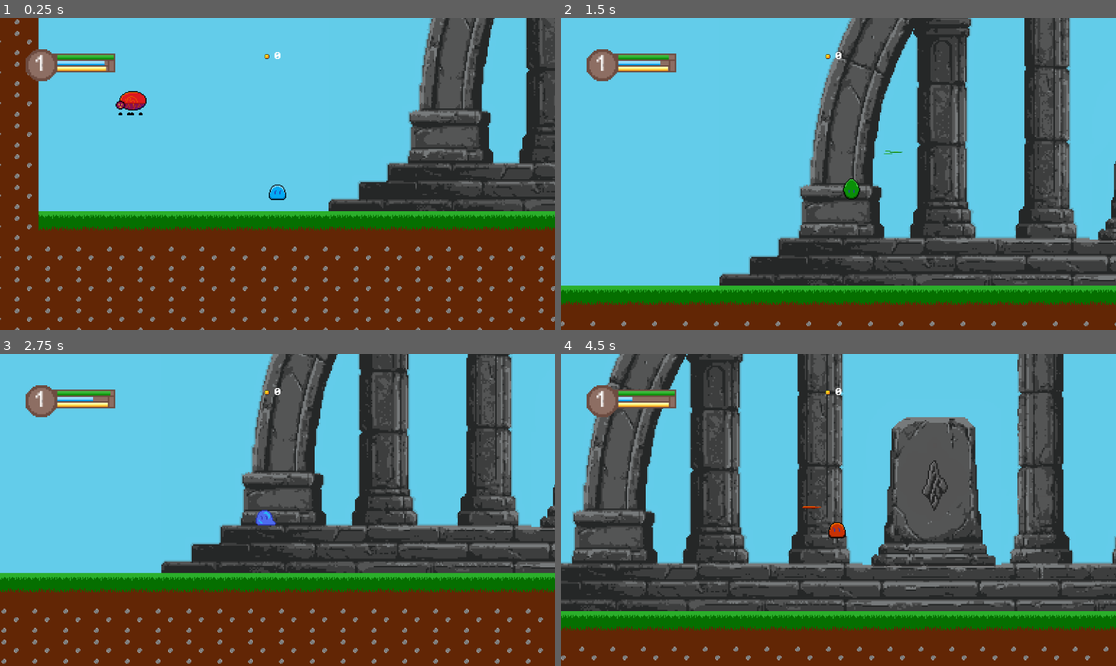
Above: before the commit, frames 1-4 (two rows, left to right).
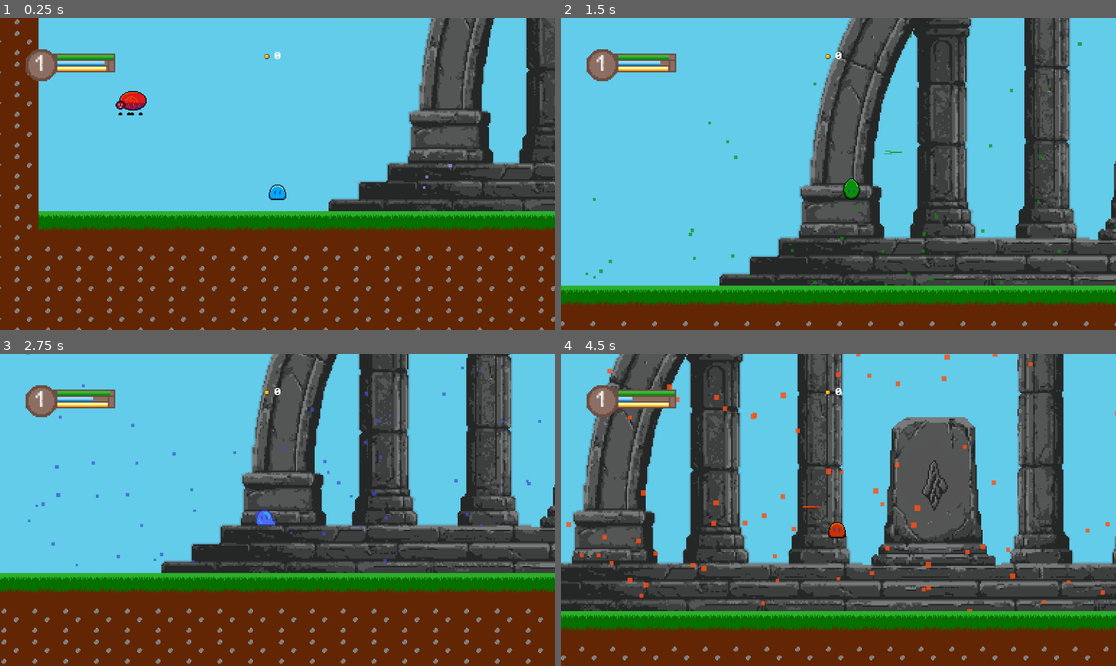
Above: after the commit, the same moments.

Repository: HEX-nova/Elegy-of-Ascension
Game: Godot game, scene res://Scenes/Tutorial.tscn
Two runs of this game, one before a commit and one after it. Both use one fixed random seed, a clock stepped at 60 frames per second and the inputs below.
Inputs (mouse positions are in pixels of both pictures, inside the frame that each line leads up to):
- Up to frame 1 (0.25 s): no input
- Up to frame 2 (1.5 s): tap Enter (ui_accept) at 0.5, 0.77 s; move the mouse to (960, 158) at 0.52 s; press the mouse at (960, 158) at 0.53 s; hold Right (ui_right) from 0.53 s (still down); right-click (960, 158) at 0.8 s; move the mouse to (727, 189) at 1.27 s; release the mouse at (727, 189) at 1.28 s; right-click (727, 189) at 1.35 s
- Up to frame 3 (2.75 s): tap Enter (ui_accept) at 1.52 s; click (166, 525) at 1.55 s; move the mouse to (333, 441) at 2.02 s; release Right (ui_right) at 2.03 s; press the mouse at (333, 441) at 2.03 s; hold Left (ui_left) from 2.03 s (still down); right-click (333, 441) at 2.3 s
- Up to frame 4 (4.5 s): move the mouse to (810, 572) at 2.77 s; release Left (ui_left) at 2.78 s; release the mouse at (810, 572) at 2.78 s; hold Right (ui_right) 2.78-4.28 s; right-click (810, 572) at 2.85 s; tap Enter (ui_accept) at 3.02, 3.77 s; click (810, 572) at 3.05 s; move the mouse to (1005, 556) at 3.52 s; hold Shift (Sprint) 3.53-4.28 s; right-click (1005, 556) at 3.8 s; move the mouse to (672, 463) at 4.27 s; hold Left (ui_left) from 4.28 s (still down); click (672, 463) at 4.35 s

The runs differ from the first frame. In frame 1, less than 0.1% of the frame differs, in the area x 63-82%, y 46-55%; in frame 2, 0.2%; in frame 3, 0.3%; in frame 4, 0.9%, in the area x 0-100%, y 0-83%.

Commit message:
particle effect systeme

Diff:
--- a/Animation Modules/Anemo Animations.tres
+++ b/Animation Modules/Anemo Animations.tres
@@ -330,7 +330,7 @@
 "duration": 1.0,
 "texture": SubResource("AtlasTexture_wg3rl")
 }],
-"loop": true,
+"loop": false,
 "name": &"LevelUp",
 "speed": 10.0
 }, {
--- a/Animation Modules/Cryo Animations.tres
+++ b/Animation Modules/Cryo Animations.tres
@@ -330,7 +330,7 @@
 "duration": 1.0,
 "texture": SubResource("AtlasTexture_031wb")
 }],
-"loop": true,
+"loop": false,
 "name": &"LevelUp",
 "speed": 10.0
 }, {
--- a/Animation Modules/Geo Animations.tres
+++ b/Animation Modules/Geo Animations.tres
@@ -330,7 +330,7 @@
 "duration": 1.0,
 "texture": SubResource("AtlasTexture_53eon")
 }],
-"loop": true,
+"loop": false,
 "name": &"LevelUp",
 "speed": 10.0
 }, {
--- a/Animation Modules/Nhlm Animations.tres
+++ b/Animation Modules/Nhlm Animations.tres
@@ -330,7 +330,7 @@
 "duration": 1.0,
 "texture": SubResource("AtlasTexture_bydc3")
 }],
-"loop": true,
+"loop": false,
 "name": &"LevelUp",
 "speed": 10.0
 }, {
--- a/Animation Modules/Pyro Animations.tres
+++ b/Animation Modules/Pyro Animations.tres
@@ -330,7 +330,7 @@
 "duration": 1.0,
 "texture": SubResource("AtlasTexture_q4tjx")
 }],
-"loop": true,
+"loop": false,
 "name": &"LevelUp",
 "speed": 10.0
 }, {
--- /dev/null
+++ b/Effects/energy_particles.tscn
@@ -0,0 +1,17 @@
+[gd_scene format=3 uid="uid://dwoggt7hrpijr"]
+
+[node name="Energy particles" type="CPUParticles2D" unique_id=13275948]
+amount = 200
+lifetime = 3.0
+emission_shape = 3
+emission_rect_extents = Vector2(200, 0.5)
+direction = Vector2(0, -1)
+spread = 0.0
+gravity = Vector2(0, 0)
+initial_velocity_min = 10.0
+initial_velocity_max = 75.0
+
+[node name="VisibleOnScreenEnabler2D" type="VisibleOnScreenEnabler2D" parent="." unique_id=1541362093]
+position = Vector2(-190, -175)
+rect = Rect2(-10, -10, 400, 200)
+enable_mode = 1
--- a/Scenes/Player.tscn
+++ b/Scenes/Player.tscn
@@ -22,50 +22,49 @@
 visible = false
 texture_filter = 1
 sprite_frames = ExtResource("2_5ixxa")
-animation = &"Wall"
+animation = &"LevelUp"
 
 [node name="1" type="AnimatedSprite2D" parent="." unique_id=114614880]
 visible = false
 texture_filter = 1
 sprite_frames = ExtResource("3_nn08x")
-animation = &"Wall"
+animation = &"LevelUp"
 
 [node name="3" type="AnimatedSprite2D" parent="." unique_id=1870250138]
 visible = false
 texture_filter = 1
 sprite_frames = ExtResource("4_52ee3")
-animation = &"Wall"
+animation = &"LevelUp"
 
 [node name="2" type="AnimatedSprite2D" parent="." unique_id=885712568]
 visible = false
 texture_filter = 1
 sprite_frames = ExtResource("4_megsn")
-animation = &"Wall"
+animation = &"LevelUp"
 
 [node name="4" type="AnimatedSprite2D" parent="." unique_id=953965720]
 visible = false
 texture_filter = 1
 sprite_frames = ExtResource("5_bhhdu")
-animation = &"Wall"
+animation = &"LevelUp"
 
 [node name="5" type="AnimatedSprite2D" parent="." unique_id=1997480923]
 visible = false
 texture_filter = 1
 sprite_frames = ExtResource("6_megsn")
-animation = &"Wall"
+animation = &"LevelUp"
 
 [node name="6" type="AnimatedSprite2D" parent="." unique_id=884070793]
 visible = false
 texture_filter = 1
 sprite_frames = ExtResource("8_yoq75")
-animation = &"Wall"
+animation = &"LevelUp"
 
 [node name="7" type="AnimatedSprite2D" parent="." unique_id=732804229]
 visible = false
 texture_filter = 1
 sprite_frames = ExtResource("7_yoq75")
-animation = &"Wall"
-frame_progress = 0.30810475
+animation = &"LevelUp"
 
 [node name="CollisionPolygon2D" type="CollisionPolygon2D" parent="." unique_id=2143361698]
 visible = false
--- a/Scenes/shrine.tscn
+++ b/Scenes/shrine.tscn
@@ -4,6 +4,16 @@
 [ext_resource type="Script" uid="uid://demais46dadgg" path="res://Scripts/shrine.gd" id="1_gl0vf"]
 [ext_resource type="SpriteFrames" uid="uid://w53s7n61t883" path="res://Animation Modules/Shrine Slabs.tres" id="2_31tbt"]
 [ext_resource type="Shape2D" uid="uid://ifk0dmsamvrg" path="res://Stuff/new_convex_polygon_shape_2d.tres" id="4_df5ks"]
+[ext_resource type="Script" uid="uid://b81jg3yld5ntr" path="res://Scripts/shrineParticlesDetection.gd" id="5_5bw4e"]
+[ext_resource type="PackedScene" uid="uid://dwoggt7hrpijr" path="res://Effects/energy_particles.tscn" id="5_fslag"]
+[ext_resource type="Texture2D" uid="uid://cld2vk0ks3nd7" path="res://Sprites/particle effect sheet.png" id="7_dkafn"]
+
+[sub_resource type="CircleShape2D" id="CircleShape2D_dkafn"]
+radius = 234.0534
+
+[sub_resource type="AtlasTexture" id="AtlasTexture_vrpq6"]
+atlas = ExtResource("7_dkafn")
+region = Rect2(0, 0, 8, 1)
 
 [node name="Shrine" type="StaticBody2D" unique_id=1965085006 groups=["Interactable"]]
 collision_layer = 2
@@ -11,27 +21,42 @@
 script = ExtResource("1_gl0vf")
 
 [node name="CollisionPolygon2D" type="CollisionPolygon2D" parent="." unique_id=1078372742]
+visible = false
 position = Vector2(-132.5, 63.5)
 polygon = PackedVector2Array(0.5, 0.5, 0.5, 6.5, -10.5, 6.5, -10.5, 12.5, -20.5, 12.5, -20.5, 18, 279.5, 18, 279.5, 12.5, 272, 12.5, 272, 7.5, 270, 7.5, 270, 6.5, 262, 6.5, 262, 0, 0.5, 0)
 
 [node name="Shrine image" type="Sprite2D" parent="." unique_id=968061548]
+z_index = -2
 position = Vector2(-3, 0)
 scale = Vector2(0.5, 0.5)
 texture = ExtResource("1_31tbt")
 
 [node name="Slabs" type="AnimatedSprite2D" parent="." unique_id=845951913]
+z_index = -2
 position = Vector2(0, 36)
 scale = Vector2(0.5, 0.5)
 sprite_frames = ExtResource("2_31tbt")
 animation = &"6"
 
-[node name="Area2D" type="Area2D" parent="." unique_id=1302428120 groups=["Interactable"]]
+[node name="Interaction area" type="Area2D" parent="." unique_id=1302428120 groups=["Interactable"]]
 collision_layer = 32
-collision_mask = 0
 
-[node name="CollisionShape2D2" type="CollisionShape2D" parent="Area2D" unique_id=1452089411]
+[node name="CollisionShape2D2" type="CollisionShape2D" parent="Interaction area" unique_id=1452089411]
 position = Vector2(-3, 78.5)
 shape = ExtResource("4_df5ks")
 debug_color = Color(0.6862745, 0.043137256, 0.70980394, 1)
 
-[connection signal="body_entered" from="Area2D" to="." method="_on_area_2d_body_entered"]
+[node name="detection area" type="Area2D" parent="." unique_id=203336055 node_paths=PackedStringArray("target_particles")]
+position = Vector2(0, 79)
+script = ExtResource("5_5bw4e")
+target_particles = NodePath("Energy particles")
+
+[node name="CollisionShape2D" type="CollisionShape2D" parent="detection area" unique_id=675637913]
+position = Vector2(0, 3)
+shape = SubResource("CircleShape2D_dkafn")
+
+[node name="Energy particles" parent="detection area" unique_id=13275948 instance=ExtResource("5_fslag")]
+z_index = -1
+texture_filter = 1
+position = Vector2(0, 3)
+texture = SubResource("AtlasTexture_vrpq6")
--- a/Scripts/Stats.gd
+++ b/Scripts/Stats.gd
@@ -2,7 +2,7 @@
 
 # Use the % Unique Name or correct paths to your bars
 @onready var health_bar = $BarsContainer/HealthBar
-@onready var mana_bar = $BarsContainer/ManaBar
+@onready var atheer_bar = $BarsContainer/ManaBar
 @onready var stamina_bar = $BarsContainer/StaminaBar
 @onready var exp_bar = $BarsContainer/ExpBar
 
@@ -14,12 +14,12 @@
 func update_bars():
 	# Sync Max Values
 	health_bar.max_value = GameManager.max_health
-	mana_bar.max_value = GameManager.max_mana
+	atheer_bar.max_value = GameManager.max_atheer
 	stamina_bar.max_value = GameManager.max_stamina
 	exp_bar.max_value = GameManager.max_xp
 
 	# Sync Current Values
 	health_bar.value = GameManager.health
-	mana_bar.value = GameManager.mana
+	atheer_bar.value = GameManager.atheer
 	stamina_bar.value = GameManager.stamina
 	exp_bar.value = GameManager.xp
--- a/Scripts/UIBars.gd
+++ b/Scripts/UIBars.gd
@@ -2,7 +2,7 @@
 
 # Use the % Unique Name or correct paths to your bars
 @onready var health_bar = $BarsContainer/HealthBar
-@onready var mana_bar = $BarsContainer/ManaBar
+@onready var atheer_bar = $BarsContainer/ManaBar
 @onready var stamina_bar = $BarsContainer/StaminaBar
 @onready var exp_bar = $BarsContainer/ExpBar
 @onready var level = $BarsContainer/Label
@@ -15,12 +15,12 @@
 func update_bars():
 	# Sync Max Values
 	health_bar.max_value = StatsComponent.max_health
-	mana_bar.max_value = StatsComponent.max_mana
+	atheer_bar.max_value = StatsComponent.max_atheer
 	stamina_bar.max_value = StatsComponent.max_stamina
 	exp_bar.max_value = StatsComponent.max_exp
 	# Sync Current Values
 	health_bar.value = StatsComponent.current_health
-	mana_bar.value = StatsComponent.current_mana
+	atheer_bar.value = StatsComponent.current_atheer
 	stamina_bar.value = StatsComponent.current_stamina
 	exp_bar.value = StatsComponent.current_exp
 	#Sync Level display
--- a/Scripts/player.gd
+++ b/Scripts/player.gd
@@ -88,9 +88,9 @@
 
 	if Input.is_action_just_released("Fire"):
 		if laser_charge_time < 1.2 and not was_laser_active:
-			if stats.current_mana >= 20:
+			if stats.current_atheer >= 20:
 				fire_projectile()
-				stats.current_mana -= 20
+				stats.current_atheer -= 20
 				stats.stats_changed.emit()
 
 		was_laser_active = false
@@ -156,16 +156,16 @@
 
 	laser_damage_tick += delta
 
-	if not is_firing and stats.current_mana < 20:
+	if not is_firing and stats.current_atheer < 20:
 		laser_muzzle.visible = false
 		return
 
-	if stats.current_mana <= 0:
+	if stats.current_atheer <= 0:
 		_stop_laser()
 		return
 
 	is_firing = true
-	stats.current_mana -= 30 * delta
+	stats.current_atheer -= 30 * delta
 	stats.stats_changed.emit()
 	laser_muzzle.visible = true
 
--- /dev/null
+++ b/Scripts/shrineParticlesDetection.gd
@@ -0,0 +1,46 @@
+extends Area2D
+
+@export var target_particles: CPUParticles2D
+@export var stats_path: NodePath # Drag your StatsComponent here in the Inspector
+
+var max_distance: float = 0.0
+var old_element = -1 # Start at -1 to force an initial update
+
+func _ready():
+	var shape = $CollisionShape2D.shape
+	if shape is CircleShape2D:
+		max_distance = shape.radius
+	elif shape is RectangleShape2D:
+		max_distance = shape.size.x
+
+func update_shrine_element(current_type):
+	var atlas_tex = target_particles.texture as AtlasTexture
+	if atlas_tex:
+		# We move the 'window' to the X position of the element
+		# and keep the window size exactly 1x1 pixels.
+		atlas_tex.region = Rect2(current_type, 0, 1, 1)
+		print("Switching to Element: ", current_type)
+
+func _process(_delta):
+	# Update color if the element changes in Stats
+	if StatsComponent:
+		var current_element = StatsComponent.element_type
+		if current_element != old_element:
+			update_shrine_element(current_element)
+			old_element = current_element
+
+	# Proximity Logic
+	var player = get_tree().get_first_node_in_group("Player")
+	if player:
+		var dist = global_position.distance_to(player.global_position)
+		var t = 1.0 - clamp(dist / max_distance, 0.0, 1.0)
+
+		target_particles.modulate.a = lerp(0.7, 1.0, t)
+		target_particles.scale_amount_min = lerp(2.5, 5.0, t)
+		target_particles.scale_amount_max = lerp(4.0, 8.0, t)
+
+		# Glow that doesn't wash out the color
+		var glow = lerp(1.0, 2.0, t)
+		target_particles.modulate.r = glow
+		target_particles.modulate.g = glow
+		target_particles.modulate.b = glow
--- a/Scripts/stats_component.gd
+++ b/Scripts/stats_component.gd
@@ -4,11 +4,11 @@
 # --- Vitals ---
 @export var max_health: float = 100.0
 @export var max_stamina: float = 100.0
-@export var max_mana: float = 100.0
+@export var max_atheer: float = 100.0
 
 @onready var current_health: float = max_health
 @onready var current_stamina: float = max_stamina
-@onready var current_mana: float = max_mana
+@onready var current_atheer: float = max_atheer
 
 # --- THE FIX: The Setter ---
 # Whenever you change this in the Inspector, sync_with_matrix() fires automatically!
@@ -58,7 +58,7 @@
 
 	# 3. Max Vitals
 	max_health = 100.0 + (Elements.get_stat(2, element_type) * level)
-	max_mana = 100.0 + (Elements.get_stat(3, element_type) * level)
+	max_atheer = 100.0 + (Elements.get_stat(3, element_type) * level)
 	max_stamina = 100.0 + (Elements.get_stat(4, element_type) * level)
 
 	stats_changed.emit()
@@ -77,8 +77,8 @@
 func _handle_regeneration(delta):
 	if current_health < max_health:
 		current_health = move_toward(current_health, max_health, Elements.get_stat(8, element_type) * 2 * delta)
-	if current_mana < max_mana:
-		current_mana = move_toward(current_mana, max_mana, Elements.get_stat(9, element_type) * 5 * delta)
+	if current_atheer < max_atheer:
+		current_atheer = move_toward(current_atheer, max_atheer, Elements.get_stat(9, element_type) * 5 * delta)
 
 	# Simple Stamina Regen
 	current_stamina = move_toward(current_stamina, max_stamina, Elements.get_stat(10, element_type) * 5 * delta)
Not shown, added: Scripts/shrineParticlesDetection.gd.uid
Binary file changed: Sprites/Petal.png
Binary file added: Sprites/particle effect sheet.png
Not shown, added: Sprites/particle effect sheet.png.import
